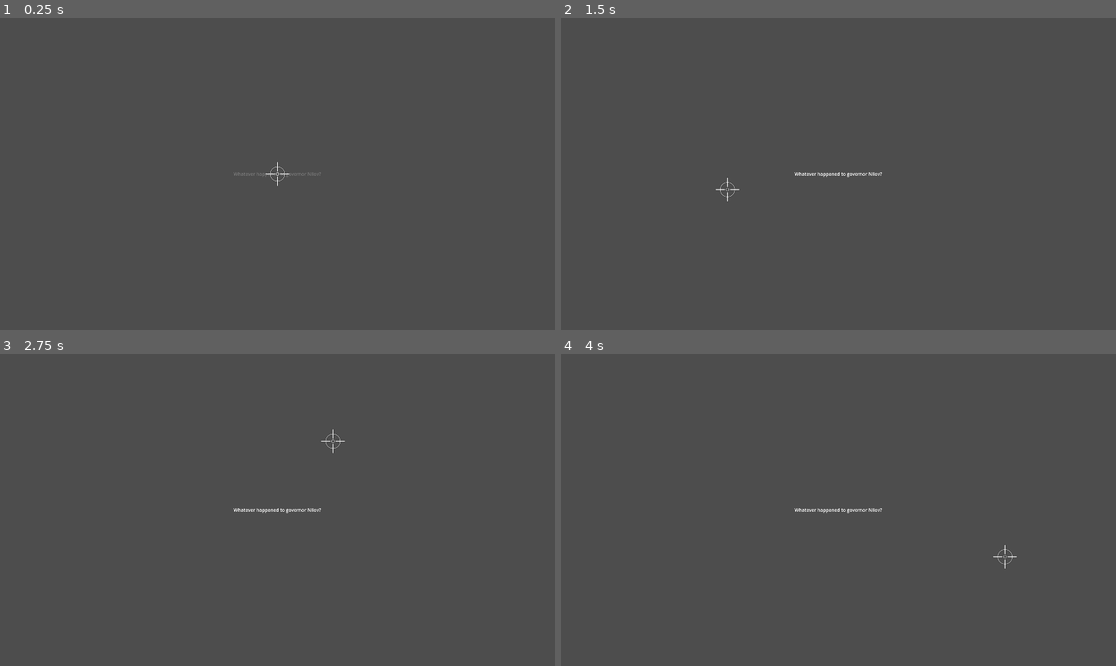
Above: before the commit, frames 1-4 (two rows, left to right).
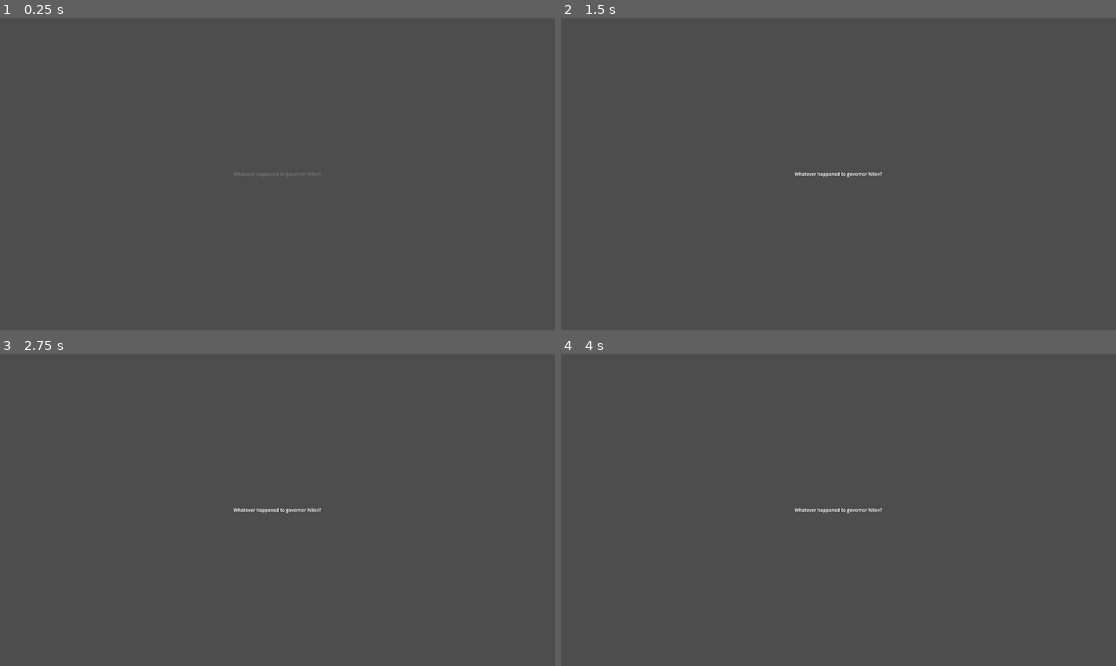
Above: after the commit, the same moments.

Repository: JamJestSimon/Danbengoro
Game: Godot game, scene res://scenes/shooting_stage.tscn
Same seed, same stepped clock (60 frames per second), same inputs: the game is played once before the commit and once after it.
Inputs (mouse positions are in pixels of both pictures, inside the frame that each line leads up to):
- Up to frame 1 (0.25 s): no input
- Up to frame 2 (1.5 s): move the mouse to (960, 158) at 0.52 s; click (960, 158) at 0.67 s; tap Enter at 1.25 s; move the mouse to (727, 189) at 1.27 s; click (727, 189) at 1.42 s
- Up to frame 3 (2.75 s): tap Space at 2 s; move the mouse to (333, 441) at 2.02 s; click (333, 441) at 2.17 s
- Up to frame 4 (4 s): tap Enter at 2.75 s; move the mouse to (810, 572) at 2.77 s; click (810, 572) at 2.92 s; tap Space at 3.5 s; move the mouse to (1005, 556) at 3.52 s; click (1005, 556) at 3.67 s

The runs differ from the first frame. In frame 1, less than 0.1% of the frame differs, in the area x 47-53%, y 46-54%; in frame 2, less than 0.1%; in frame 3, less than 0.1%; in frame 4, less than 0.1%, in the area x 77-83%, y 61-69%.

Commit message:
sprite anchoring

Diff:
--- a/scenes/shooting_stage.tscn
+++ b/scenes/shooting_stage.tscn
@@ -10,19 +10,17 @@
 [ext_resource type="Texture2D" uid="uid://boj8wou8p2j0b" path="res://sprites/OneWhitePixel.png" id="7_roh31"]
 [ext_resource type="Texture2D" uid="uid://b4ml7rkh3gf0m" path="res://sprites/Crosshair.png" id="8_i46nt"]
 
-[sub_resource type="PlaceholderTexture2D" id="PlaceholderTexture2D_wy81u"]
-size = Vector2(1000, 1000)
-
-[node name="Node2D" type="Node2D" node_paths=PackedStringArray("bullet_chamber", "title", "speaker", "speechbox")]
+[node name="Node2D" type="Node2D" node_paths=PackedStringArray("bullet_chamber", "title", "speaker", "speechbox", "crosshair")]
 script = ExtResource("1_6nfw1")
 bullet_chamber = NodePath("CanvasLayer/BulletChamber")
 title = NodePath("CanvasLayer/Title")
-speaker = NodePath("Speaker")
+speaker = NodePath("SpeakerLayer/Speaker")
 speechbox = NodePath("CanvasLayer/SpeechBox")
 izmailow = ExtResource("2_k3cdj")
 beniowski = ExtResource("3_stx5x")
 stieplanow = ExtResource("4_euknh")
 riumin = ExtResource("5_26naj")
+crosshair = NodePath("Crosshair")
 
 [node name="CanvasLayer" type="CanvasLayer" parent="."]
 
@@ -75,7 +73,15 @@
 texture = ExtResource("8_i46nt")
 bullet_chamber = NodePath("../CanvasLayer/BulletChamber")
 
-[node name="Speaker" type="Sprite2D" parent="."]
-z_index = -2
-position = Vector2(970, 528)
-texture = SubResource("PlaceholderTexture2D_wy81u")
+[node name="SpeakerLayer" type="CanvasLayer" parent="."]
+layer = -128
+
+[node name="Speaker" type="TextureRect" parent="SpeakerLayer"]
+z_index = -20
+anchors_preset = 15
+anchor_right = 1.0
+anchor_bottom = 1.0
+grow_horizontal = 2
+grow_vertical = 2
+size_flags_horizontal = 3
+size_flags_vertical = 3
--- a/scripts/bullet_chamber.gd
+++ b/scripts/bullet_chamber.gd
@@ -38,7 +38,7 @@
 		if event is InputEventMouseButton and (event as InputEventMouseButton).button_index == 4 and (event as InputEventMouseButton).pressed: #down
 			if special_truth != "":
 				special_truth = ""
-				bullets[selected_truth].text = truths[selected_truth]
+				(bullets[selected_truth].get_child(0) as Label).text = truths[selected_truth]
 			bullets[selected_truth].call_deferred("on_unselected")
 			selected_truth = (selected_truth - 1) % bullets.size()
 			bullets[selected_truth].call_deferred("on_selected")
@@ -46,7 +46,7 @@
 		elif event is InputEventMouseButton and (event as InputEventMouseButton).button_index == 5 and (event as InputEventMouseButton).pressed: #up
 			if special_truth != "":
 				special_truth = ""
-				bullets[selected_truth].text = truths[selected_truth]
+				(bullets[selected_truth].get_child(0) as Label).text = truths[selected_truth]
 			bullets[selected_truth].call_deferred("on_unselected")
 			selected_truth = (selected_truth + 1) % bullets.size()
 			bullets[selected_truth].call_deferred("on_selected")
--- a/scripts/shooting_stage_controller.gd
+++ b/scripts/shooting_stage_controller.gd
@@ -3,12 +3,13 @@
 var bubble_node = preload("res://nodes/bubble.tscn")
 @export var bullet_chamber: Node
 @export var title: Label
-@export var speaker: Sprite2D
+@export var speaker: TextureRect
 @export var speechbox: RichTextLabel
 @export var izmailow: Texture
 @export var beniowski: Texture
 @export var stieplanow: Texture
 @export var riumin: Texture
+@export var crosshair: Sprite2D
 var stage = 0
 var bubble = 0
 var player_bubble = 0
@@ -23,11 +24,11 @@
 	jsonData = JSON.parse_string(data.get_as_text())
 	stages_amount = (jsonData["stages"] as Array).size()
 	title.modulate = Color(1, 1, 1, 0)
-	speaker.position = Vector2(get_viewport_rect().size.x / 2, get_viewport_rect().size.y - 500)
 	self.call_deferred("start_stage")
 	pass
 
 func start_stage() -> void:
+	crosshair.visible = false
 	title.text = jsonData["stages"][stage]["title"]
 	var tween1 = get_tree().create_tween()
 	tween1.tween_property(title, "modulate", Color(1, 1, 1 , 1), 1.0)
@@ -43,6 +44,7 @@
 
 func restart_stage() -> void:
 	bubble = 0
+	crosshair.visible = true
 	spawn_bubble()
 
 func spawn_bubble() -> void:
@@ -116,6 +118,7 @@
 
 func on_incorrect_bubble_destoryed() -> void:
 	#anims here
+	crosshair.visible = false
 	speechbox.visible = true
 	for dialogue in jsonData["stages"][stage]["incorrect_dialogue"]:
 		match dialogue["character"]:
Not shown: 1 places in scenes/shooting_stage.tscn that only renumber resources
